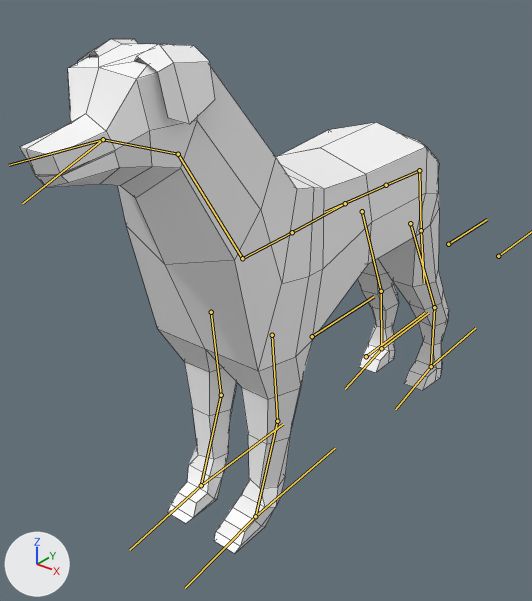
Renders of the FBX model Assets/Models/Dog.fbx from each side of a commit.
Both versions are drawn from a 50 mm lens placed at (2.83, -2.99, 3.75), pointed at (-0.46, 1.12, 1.21). The axes (+X, +Y, +Z) are drawn at lower left. The lights are the same throughout. The bones that bend it are drawn over the model as lines. Mesh edges are drawn as thin lines.

The first picture shows 'Dog'.
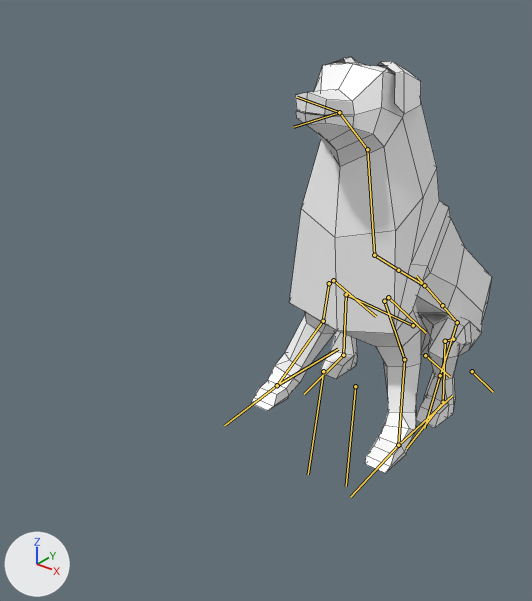
The newer file adds an action. The first version stands in its rest pose; the second is drawn at frame 16 of the action 'Armature|Sit'.

Pixel boxes [x1, y1, x2, y2] of what changed, in the pictures (532 x 601 px):
'Dog', posed (44% narrower, 19% shorter): before [19, 39, 449, 553]; after [251, 57, 492, 473]
bone 'Root', root to tip: before (386, 185) to (325, 212); after (442, 305) to (416, 276)
bone 'Spine1', root to tip: before (345, 203) to (292, 232); after (424, 285) to (398, 270)
bone 'Neck', root to tip: before (242, 258) to (178, 154); after (374, 255) to (367, 149)
bone 'BackThigh.L', root to tip: before (410, 223) to (434, 307); after (453, 339) to (445, 341)
bone 'BackCalf.L', root to tip: before (434, 307) to (431, 366); after (445, 341) to (443, 402)
bone 'BackFoot.L', root to tip: before (431, 366) to (395, 409); after (443, 402) to (406, 448)
bone 'FrontThigh.L', root to tip: before (272, 335) to (277, 421); after (384, 301) to (404, 359)
bone 'FrontCalf.L', root to tip: before (277, 421) to (255, 516); after (404, 359) to (398, 445)
bone 'FrontFoot.L', root to tip: before (255, 516) to (185, 588); after (398, 445) to (350, 497)
bone 'BackThigh.R', root to tip: before (362, 211) to (381, 291); after (413, 325) to (346, 294)
bone 'BackCalf.R', root to tip: before (381, 291) to (381, 348); after (346, 294) to (343, 355)
bone 'BackFoot.R', root to tip: before (381, 348) to (345, 389); after (343, 355) to (304, 394)
bone 'FrontThigh.R', root to tip: before (211, 312) to (221, 395); after (329, 283) to (323, 321)
bone 'FrontCalf.R', root to tip: before (221, 395) to (201, 485); after (323, 321) to (277, 385)
bone 'FrontFoot.R', root to tip: before (201, 485) to (129, 550); after (277, 385) to (224, 425)

What the commit changed:
Bone 'Root' (bone_root) moves from (0.0, 0.0, 0.0) to (-0.02, -1.31, -1.57).
Bone 'Root' (bone_root) turns from (0, 0, 0) to (40, 0, 0) degrees about its own x, y and z.
Bone 'Spine1' (bone_spine1) turns from (0, 0, 0) to (-5, 0, 0) degrees about its own x, y and z.
Bone 'Neck' (bone_neck) turns from (0, 0, 0) to (14, 0, 0) degrees about its own x, y and z.
Bone 'BackThigh.L' (bone_backthigh_l) turns from (0, 0, 0) to (110, -7, -28) degrees about its own x, y and z.
Bone 'BackCalf.L' (bone_backcalf_l) turns from (0, 0, 0) to (-152, 9, -23) degrees about its own x, y and z.
Bone 'BackFoot.L' (bone_backfoot_l) turns from (0, 0, 0) to (1, -2, 4) degrees about its own x, y and z.
Bone 'FrontThigh.L' (bone_frontthigh_l) turns from (0, 0, 0) to (-58, -3, 18) degrees about its own x, y and z.
Bone 'FrontCalf.L' (bone_frontcalf_l) turns from (0, 0, 0) to (38, 0, 1) degrees about its own x, y and z.
Bone 'FrontFoot.L' (bone_frontfoot_l) turns from (0, 0, 0) to (-17, -16, -10) degrees about its own x, y and z.
Bone 'BackThigh.R' (bone_backthigh_r) turns from (0, 0, 0) to (117, 1, 36) degrees about its own x, y and z.
Bone 'BackCalf.R' (bone_backcalf_r) turns from (0, 0, 0) to (-158, 0, 32) degrees about its own x, y and z.
Bone 'BackFoot.R' (bone_backfoot_r) turns from (0, 0, 0) to (-4, 3, -21) degrees about its own x, y and z.
Bone 'FrontThigh.R' (bone_frontthigh_r) turns from (0, 0, 0) to (-62, -18, -14) degrees about its own x, y and z.
Bone 'FrontCalf.R' (bone_frontcalf_r) turns from (0, 0, 0) to (46, 0, -1) degrees about its own x, y and z.
Bone 'FrontFoot.R' (bone_frontfoot_r) turns from (0, 0, 0) to (-21, 19, -14) degrees about its own x, y and z.
